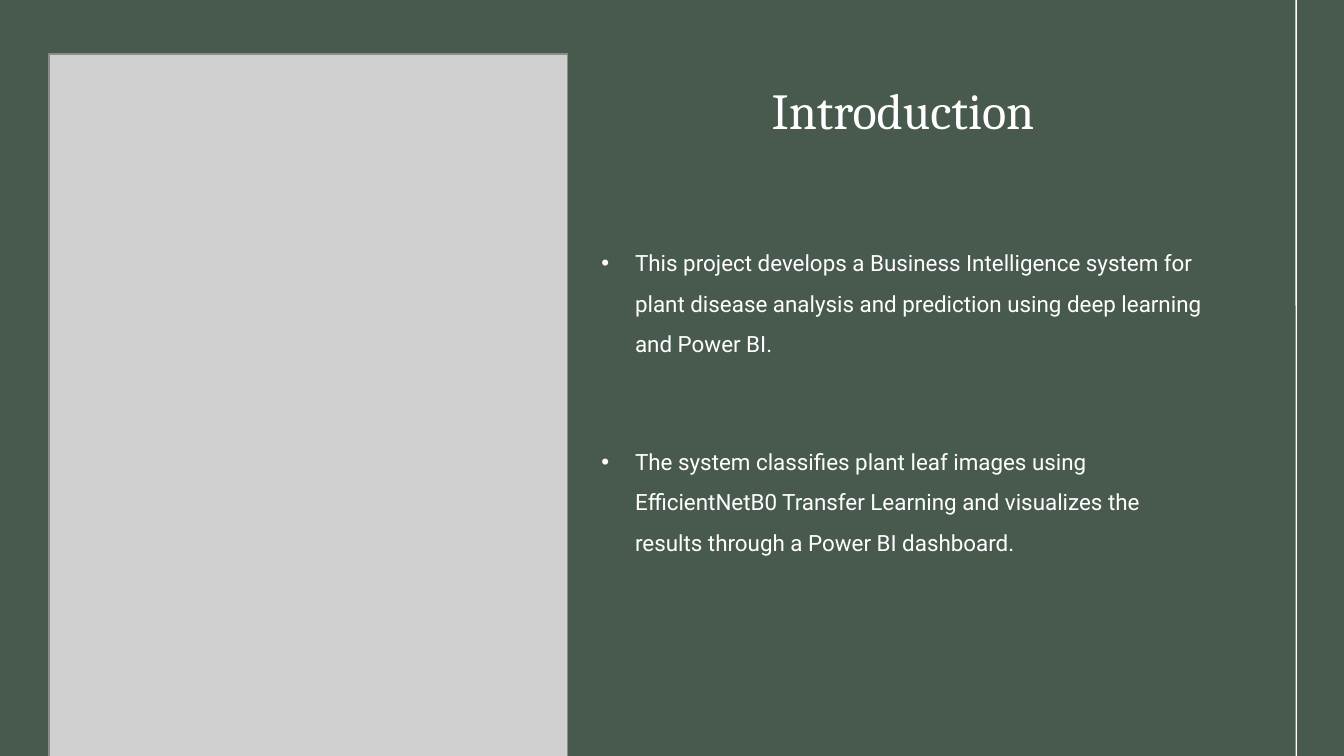
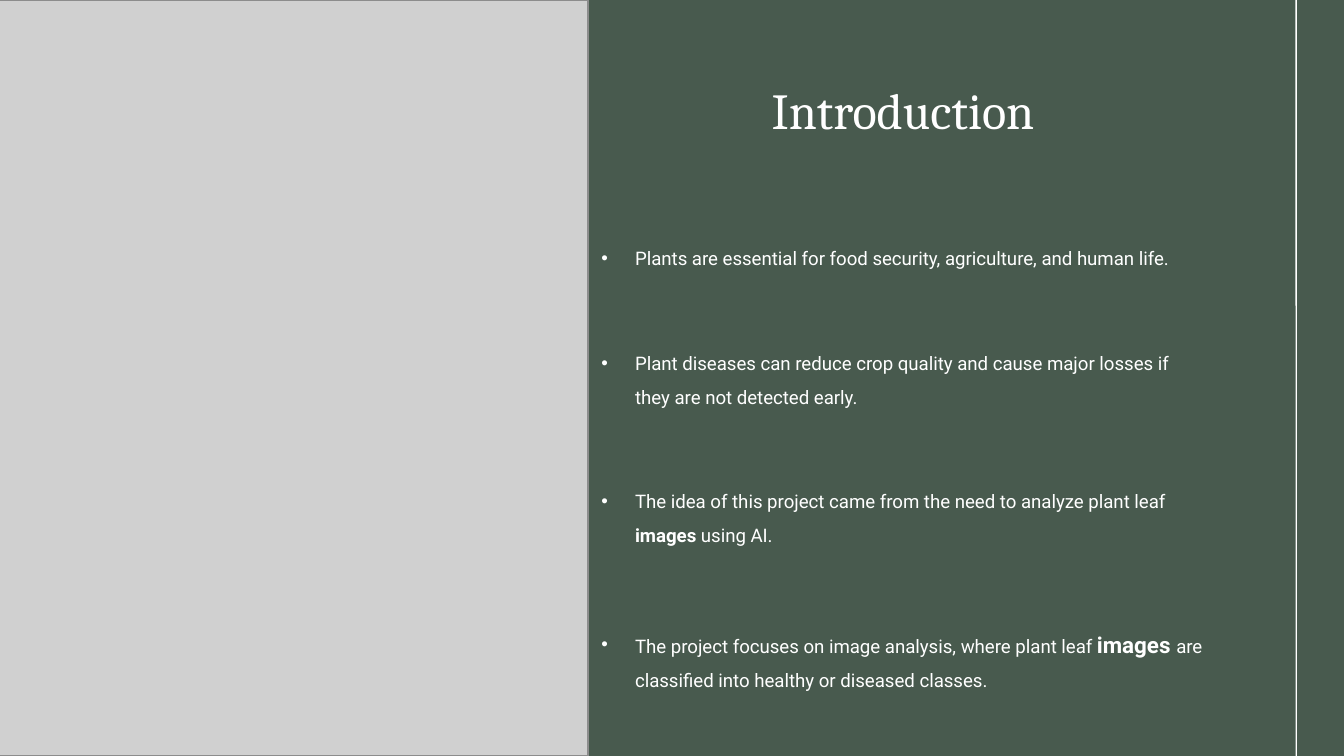
Before and after one commit to NadaKhattabb/BI-Plant-Disease-Analysis-and-Prediction, a slide deck: slide 2 of presentation/plant_disease_bi_presentation.pptx. Drawn at 1344x756 pixels with LibreOffice and Linux fonts; fonts in the diff are those of the drawing; grey boxes stand for pictures. Boxes give left, top, right and bottom in pixels: in the first picture for what was removed or moved away, otherwise in the second. Text is boxed around its words. In the diff, an @@ line names an element or a change of style, - is before the commit and + after.

```diff
--- a/presentation/plant_disease_bi_presentation.pptx
+++ b/presentation/plant_disease_bi_presentation.pptx
@@ picture: place and size @@
-picture at (48, 54, 567, 756)
+picture at (0, 0, 587, 755)
@@ subtitle at (635, 251, 1202, 691): text changed; size 12 to 10 pt @@
-• This project develops a Business Intelligence system for plant disease analysis and prediction using deep learning and Power BI.
-• The system classifies plant leaf images using EfficientNetB0 Transfer Learning and visualizes the results through a Power BI dashboard.
+• Plants are essential for food security, agriculture, and human life.
+• Plant diseases can reduce crop quality and cause major losses if they are not detected early.
+• The idea of this project came from the need to analyze plant leaf images using AI.
+• The project focuses on image analysis, where plant leaf images are classified into healthy or diseased classes.
+• The results are then visualized using Power BI dashboards to make the analysis easier to understand.
```
